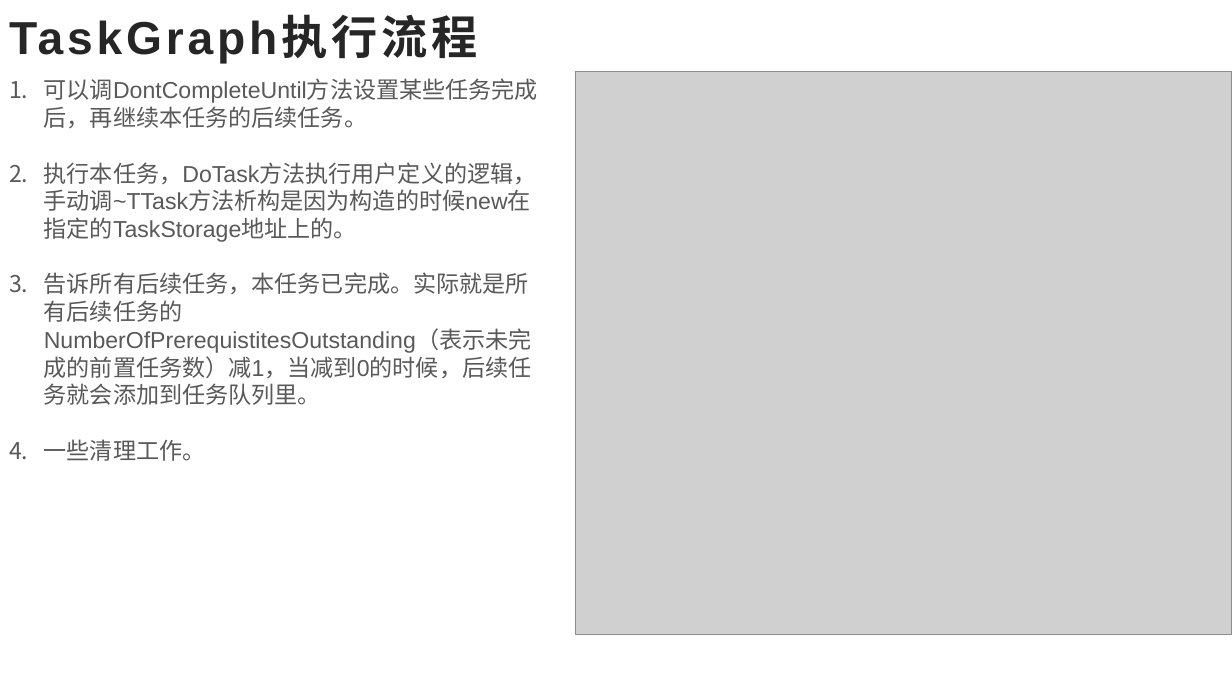
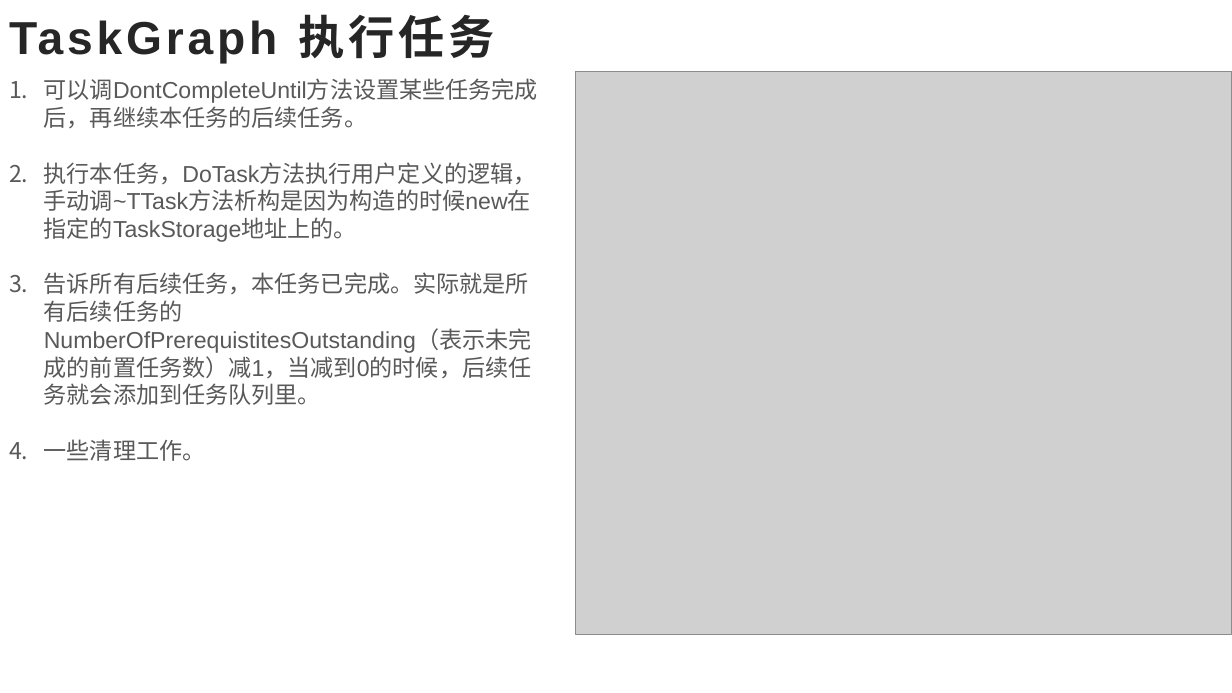
Before and after one commit to ZLam/LearnUE4, a slide deck: slide 20 of MultiThread/PPT/UE4_多线程.pptx. Drawn at 1232x693 pixels with LibreOffice and Linux fonts; fonts in the diff are those of the drawing; grey boxes stand for pictures. Boxes give left, top, right and bottom in pixels: in the first picture for what was removed or moved away, otherwise in the second. Text is boxed around its words. In the diff, an @@ line names an element or a change of style, - is before the commit and + after.

```diff
--- a/MultiThread/PPT/UE4_多线程.pptx
+++ b/MultiThread/PPT/UE4_多线程.pptx
@@ title at (x1=9, y1=14, x2=494, y2=63): text changed @@
-TaskGraph执行流程
+TaskGraph 执行任务
```
Also in this commit, not shown: 14 other slides changed, 1 slide added, 1 slide removed, 1 other file.
